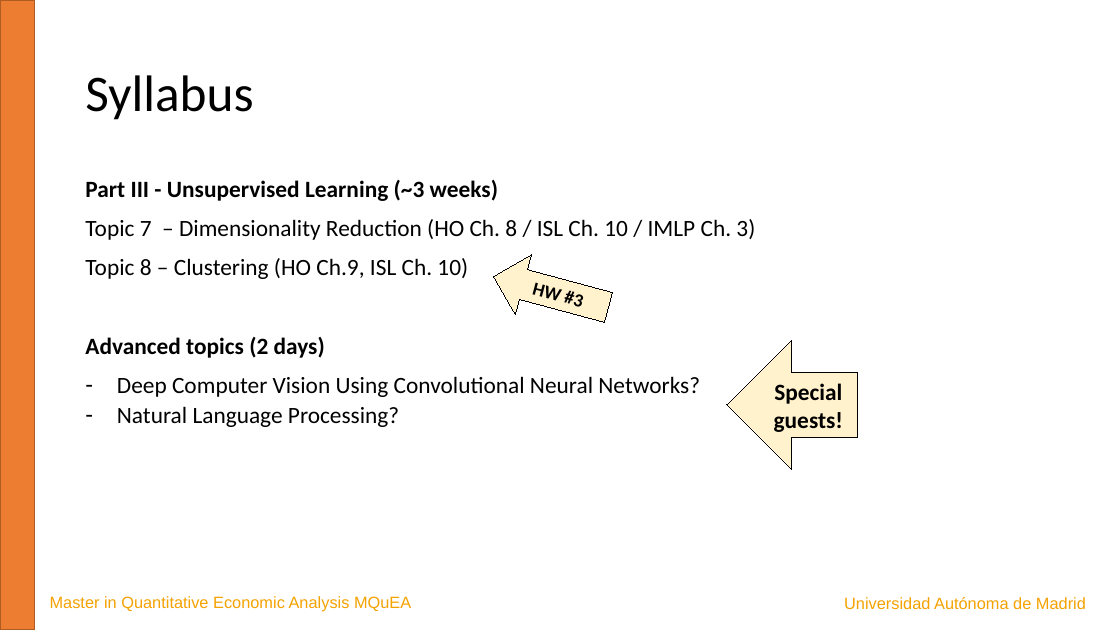
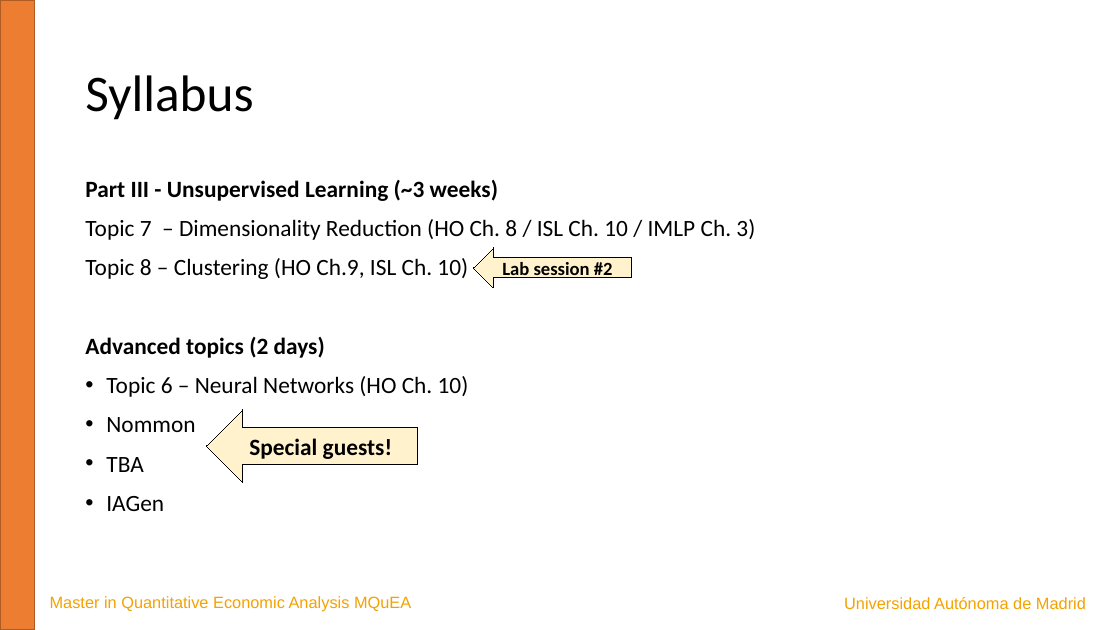
Before and after one commit to JavierBas/IMLEF-MQuEA, a slide deck: slide 7 of Course content/Slides/Topic 0 - Course presentation.pptx. Drawn at 1120x630 pixels with LibreOffice and Linux fonts; fonts in the diff are those of the drawing. Boxes give left, top, right and bottom in pixels: in the first picture for what was removed or moved away, otherwise in the second. Text is boxed around its words. In the diff, an @@ line names an element or a change of style, - is before the commit and + after.

Commit message:
slides mod

```diff
--- a/Course content/Slides/Topic 0 - Course presentation.pptx
+++ b/Course content/Slides/Topic 0 - Course presentation.pptx
@@ left arrow added at (x1=474, y1=248, x2=632, y2=288), fill #FFF2CC, outline #000000 0.75 pt, 16 pt, text #000000, bold @@
+Lab session #2
@@ left arrow removed at (x1=485, y1=247, x2=617, y2=338) @@
-HW #3
@@ text at (x1=106, y1=376, x2=469, y2=511): text changed @@
-– Deep Computer Vision Using Convolutional Neural Networks?
-– Natural Language Processing?
+• Topic 6 – Neural Networks (HO Ch. 10)
+• Nommon
+• TBA
+• IAGen
@@ left arrow "Special guests!" resized from (x1=727, y1=340, x2=858, y2=470) to (x1=207, y1=410, x2=418, y2=483) @@
```
Also in this commit, not shown: 3 other slides changed, 3 other files.
